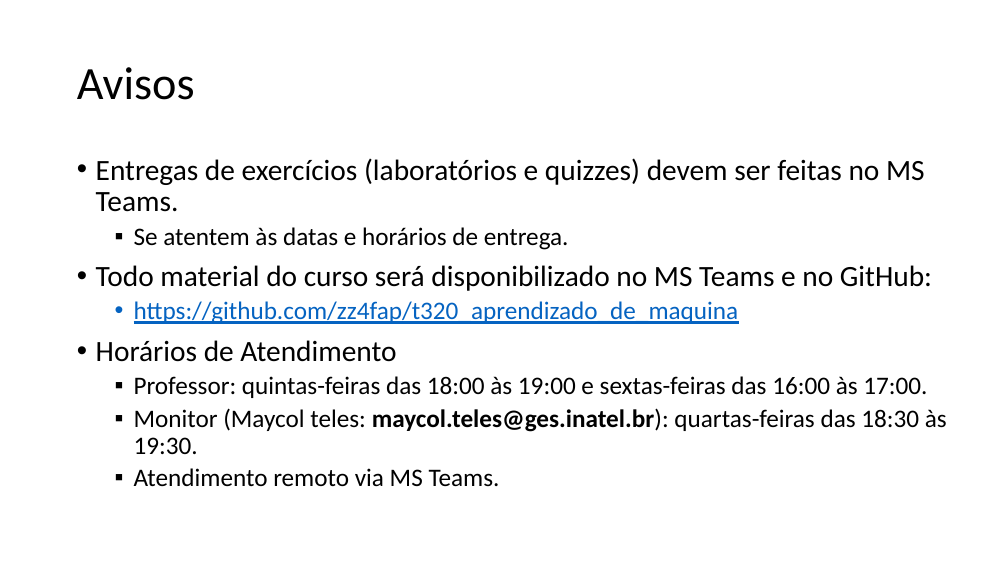
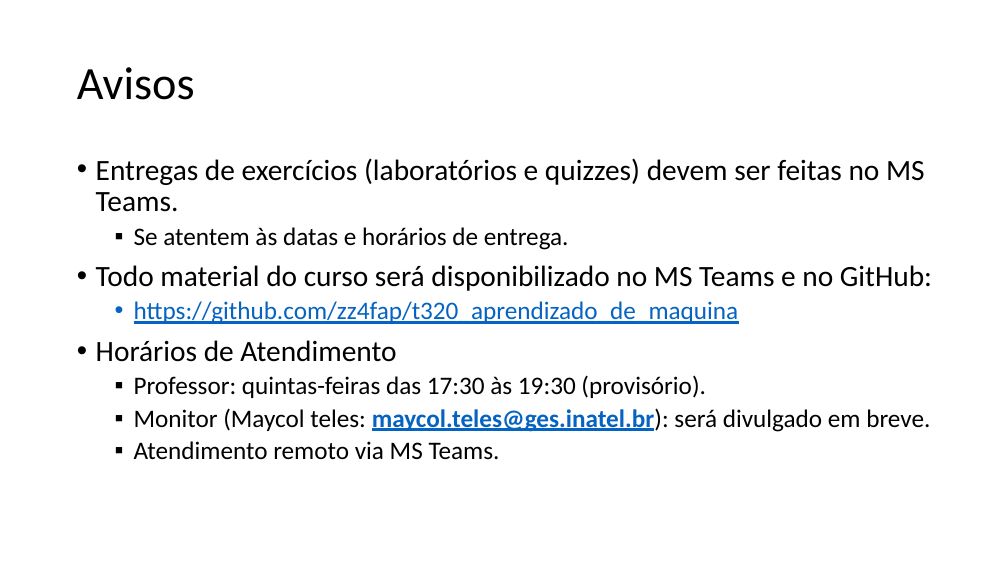
Before and after one commit to zz4fap/t320_aprendizado_de_maquina, a slide deck: slide 7 of slides/T320_Classificação (Parte I).pptx. Drawn at 1008x567 pixels with LibreOffice and Linux fonts; fonts in the diff are those of the drawing. Boxes give left, top, right and bottom in pixels: in the first picture for what was removed or moved away, otherwise in the second. Text is boxed around its words. In the diff, an @@ line names an element or a change of style, - is before the commit and + after.

```diff
--- a/slides/T320_Classificação (Parte I).pptx
+++ b/slides/T320_Classificação (Parte I).pptx
@@ text at <box>134,375,930,432</box>: text changed @@
-  ▪ Professor: quintas-feiras das 18:00 às 19:00 e sextas-feiras das 16:00 às 17:00.
-  ▪ Monitor (Maycol teles: maycol.teles@ges.inatel.br): quartas-feiras das 18:30 às 19:30.
+  ▪ Professor: quintas-feiras das 17:30 às 19:30 (provisório).
+  ▪ Monitor (Maycol teles: maycol.teles@ges.inatel.br): será divulgado em breve.
```
Also in this commit, not shown: 2 other slides changed, 1 other file.
